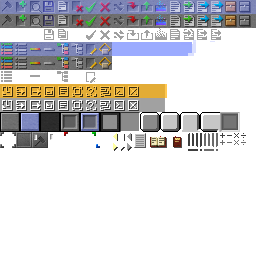
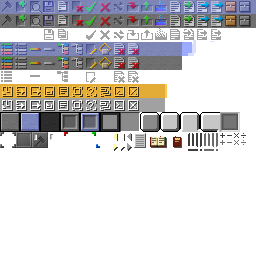
Layer changes from the first 256×256 image to the second:
added group "Layer Group #11" with 8 layers in group "icons" over [112,42,182,83]
added layer "Layer #20" in group "Layer Group #11" over [128,71,139,83]
added layer "Layer #19" in group "Layer Group #11" over [114,71,125,83]
added layer "copy #24" in group "Layer Group #11" over [128,43,140,56]
added layer "copy #20" in group "Layer Group #11" over [128,57,140,70]
added layer "copy #19" in group "Layer Group #11" over [114,43,126,56]
added layer "Layer #21" in group "Layer Group #11" over [118,62,126,70]
added layer "copy #6" in group "Layer Group #11" over [114,57,125,69]
added layer "bg #12" in group "Layer Group #11" over [112,42,182,70]
